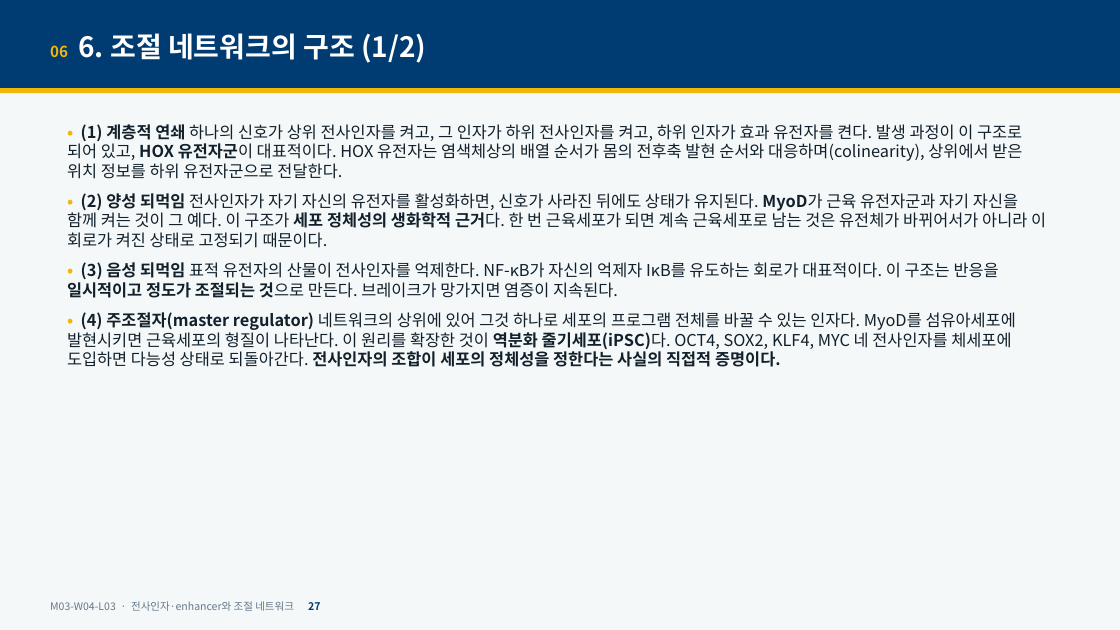
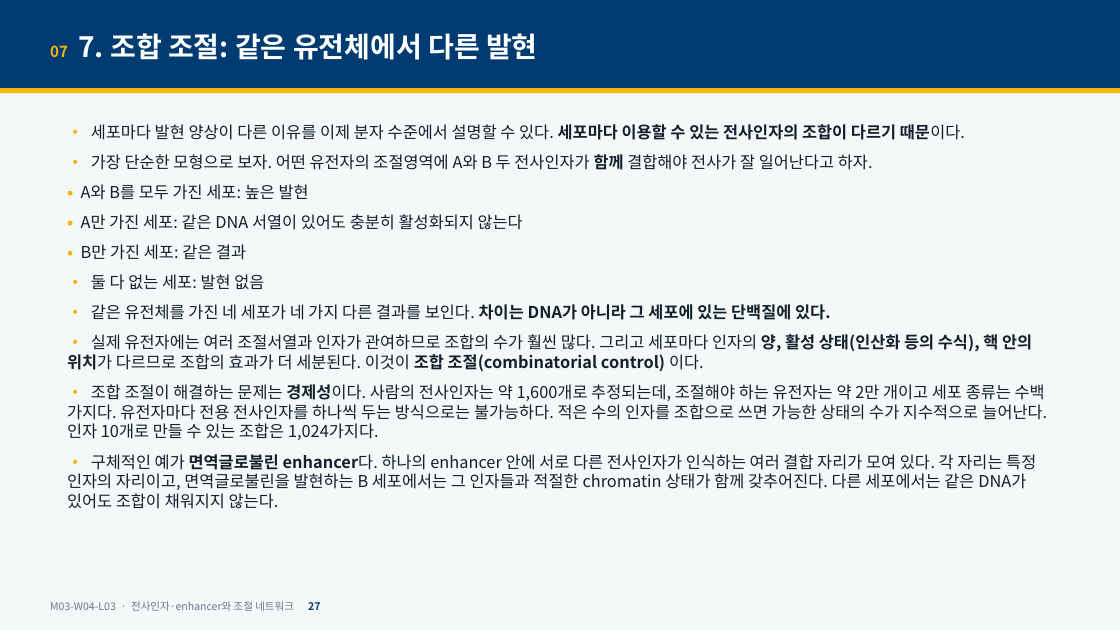
Before and after one commit to hoperiasd2/hoperiasd2.github.io, a slide deck: slide 27 of curriculum/M03/W04/L03/slides.pptx. Drawn at 1120x630 pixels with LibreOffice and Linux fonts; fonts in the diff are those of the drawing. Boxes give left, top, right and bottom in pixels: in the first picture for what was removed or moved away, otherwise in the second. Text is boxed around its words. In the diff, an @@ line names an element or a change of style, - is before the commit and + after.

```diff
--- a/curriculum/M03/W04/L03/slides.pptx
+++ b/curriculum/M03/W04/L03/slides.pptx
@@ text at bbox=[50, 33, 538, 60]: text changed @@
-06 6. 조절 네트워크의 구조 (1/2)
+07 7. 조합 조절: 같은 유전체에서 다른 발현
@@ text at bbox=[67, 124, 1047, 509]: text changed @@
-• (1) 계층적 연쇄 하나의 신호가 상위 전사인자를 켜고, 그 인자가 하위 전사인자를 켜고, 하위 인자가 효과 유전자를 켠다. 발생 과정이 이 구조로 되어 있고, HOX 유전자군이 대표적이다. HOX 유전자는 염색체상의 배열 순서가 몸의 전후축 발현 순서와 대응하며(colinearity), 상위에서 받은 위치 정보를 하위 유전자군으로 전달한다.
-• (2) 양성 되먹임 전사인자가 자기 자신의 유전자를 활성화하면, 신호가 사라진 뒤에도 상태가 유지된다. MyoD가 근육 유전자군과 자기 자신을 함께 켜는 것이 그 예다. 이 구조가 세포 정체성의 생화학적 근거다. 한 번 근육세포가 되면 계속 근육세포로 남는 것은 유전체가 바뀌어서가 아니라 이 회로가 켜진 상태로 고정되기 때문이다.
-• (3) 음성 되먹임 표적 유전자의 산물이 전사인자를 억제한다. NF-κB가 자신의 억제자 IκB를 유도하는 회로가 대표적이다. 이 구조는 반응을 일시적이고 정도가 조절되는 것으로 만든다. 브레이크가 망가지면 염증이 지속된다.
-• (4) 주조절자(master regulator) 네트워크의 상위에 있어 그것 하나로 세포의 프로그램 전체를 바꿀 수 있는 인자다. MyoD를 섬유아세포에 발현시키면 근육세포의 형질이 나타난다. 이 원리를 확장한 것이 역분화 줄기세포(iPSC)다. OCT4, SOX2, KLF4, MYC 네 전사인자를 체세포에 도입하면 다능성 상태로 되돌아간다. 전사인자의 조합이 세포의 정체성을 정한다는 사실의 직접적 증명이다.
+• 세포마다 발현 양상이 다른 이유를 이제 분자 수준에서 설명할 수 있다. 세포마다 이용할 수 있는 전사인자의 조합이 다르기 때문이다.
+• 가장 단순한 모형으로 보자. 어떤 유전자의 조절영역에 A와 B 두 전사인자가 함께 결합해야 전사가 잘 일어난다고 하자.
+• A와 B를 모두 가진 세포: 높은 발현
+• A만 가진 세포: 같은 DNA 서열이 있어도 충분히 활성화되지 않는다
+• B만 가진 세포: 같은 결과
+• 둘 다 없는 세포: 발현 없음
+• 같은 유전체를 가진 네 세포가 네 가지 다른 결과를 보인다. 차이는 DNA가 아니라 그 세포에 있는 단백질에 있다.
+• 실제 유전자에는 여러 조절서열과 인자가 관여하므로 조합의 수가 훨씬 많다. 그리고 세포마다 인자의 양, 활성 상태(인산화 등의 수식), 핵 안의 위치가 다르므로 조합의 효과가 더 세분된다. 이것이 조합 조절(combinatorial control) 이다.
+• 조합 조절이 해결하는 문제는 경제성이다. 사람의 전사인자는 약 1,600개로 추정되는데, 조절해야 하는 유전자는 약 2만 개이고 세포 종류는 수백 가지다. 유전자마다 전용 전사인자를 하나씩 두는 방식으로는 불가능하다. 적은 수의 인자를 조합으로 쓰면 가능한 상태의 수가 지수적으로 늘어난다. 인자 10개로 만들 수 있는 조합은 1,024가지다.
+• 구체적인 예가 면역글로불린 enhancer다. 하나의 enhancer 안에 서로 다른 전사인자가 인식하는 여러 결합 자리가 모여 있다. 각 자리는 특정 인자의 자리이고, 면역글로불린을 발현하는 B 세포에서는 그 인자들과 적절한 chromatin 상태가 함께 갖추어진다. 다른 세포에서는 같은 DNA가 있어도 조합이 채워지지 않는다.
```
Also in this commit, not shown: 38 other slides changed, 12 slides added, 5 slides removed, 17 other files.
